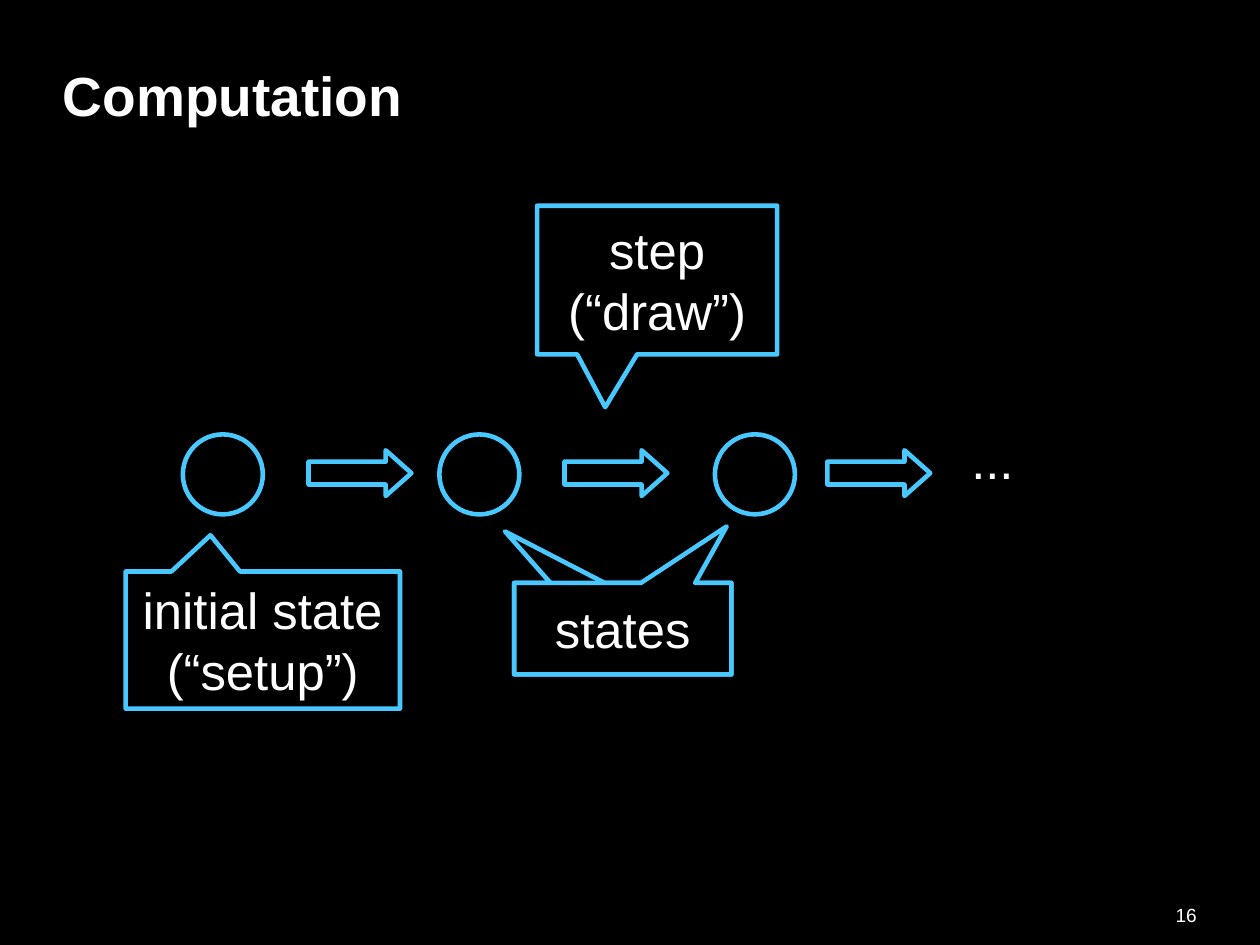
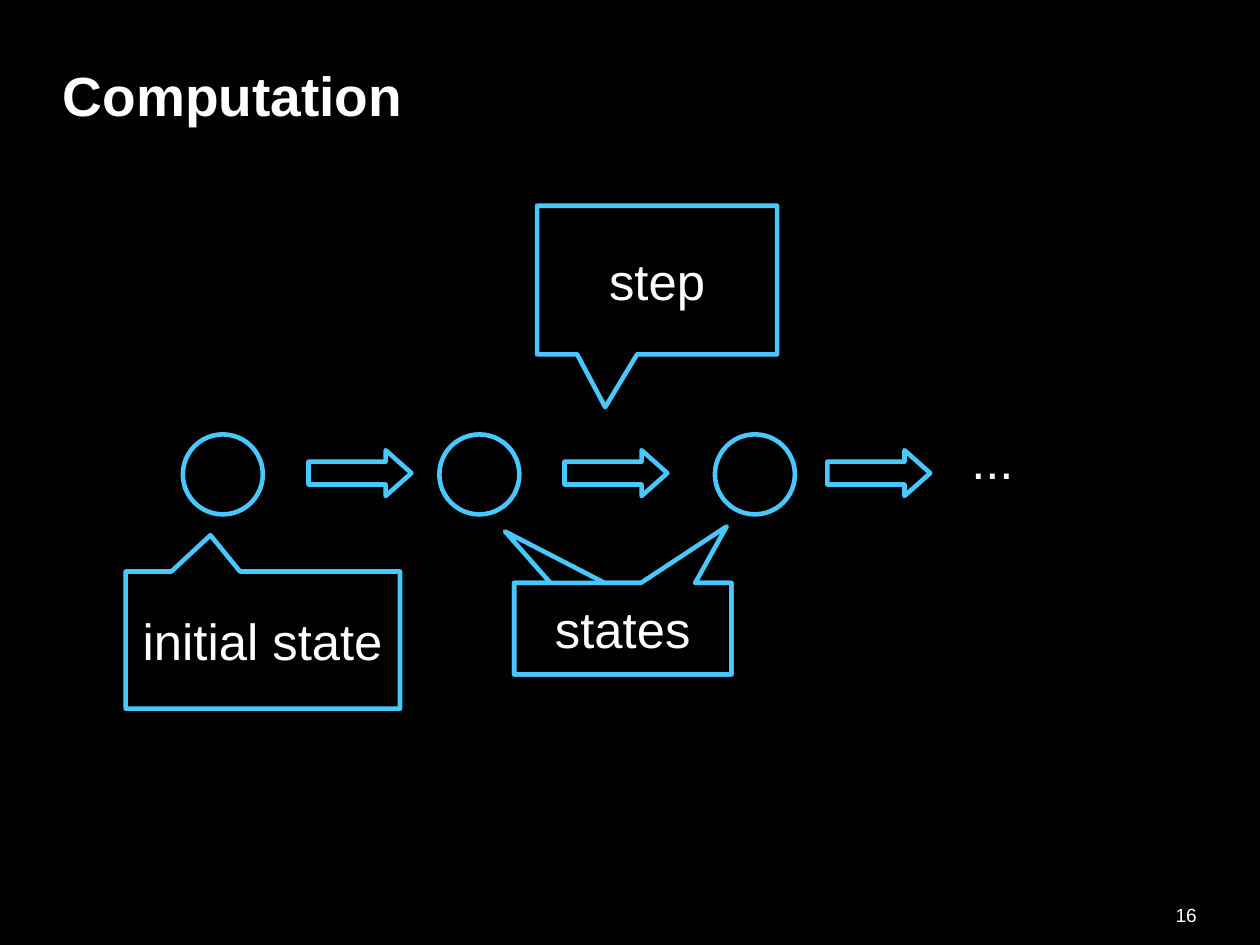
Before and after one commit to gernst/connections, a slide deck: slide 16 of computation.odp. Drawn at 1260x945 pixels with LibreOffice and Linux fonts; fonts in the diff are those of the drawing. Boxes give left, top, right and bottom in pixels: in the first picture for what was removed or moved away, otherwise in the second. Text is boxed around its words. In the diff, an @@ line names an element or a change of style, - is before the commit and + after.

```diff
--- a/computation.odp
+++ b/computation.odp
@@ text in speech box at box(568, 293, 746, 341): paragraph removed @@
-(“draw”)
@@ text in speech box at box(167, 653, 359, 701): paragraph removed @@
-(“setup”)
```
Also in this commit, not shown: 2 other slides changed, 2 slides added, 1 other file.
